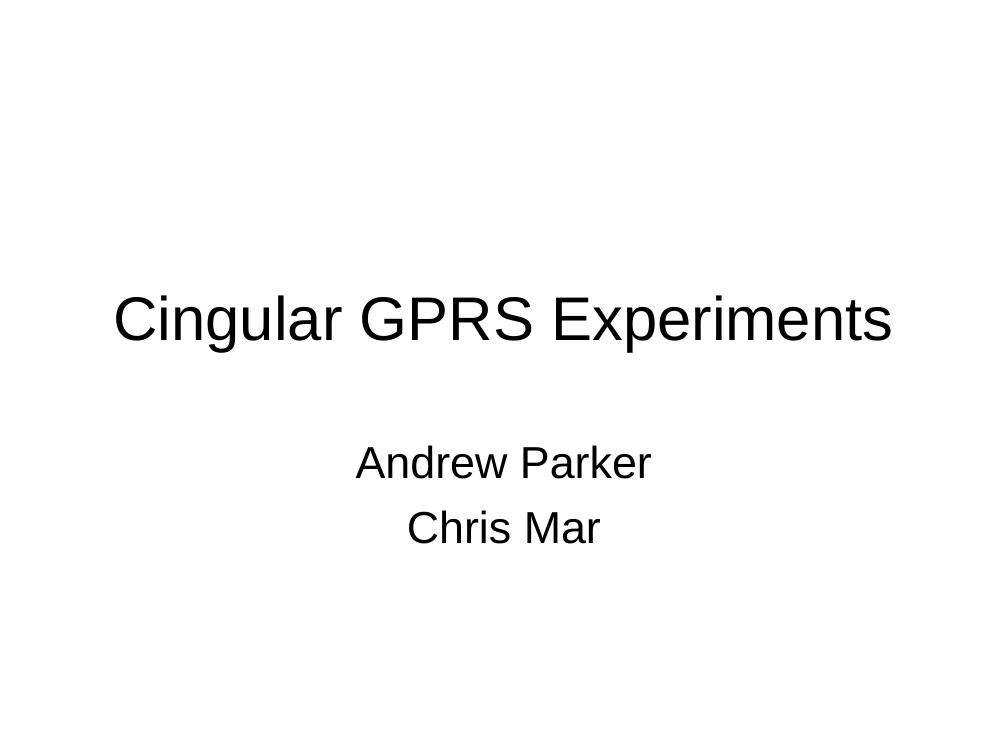
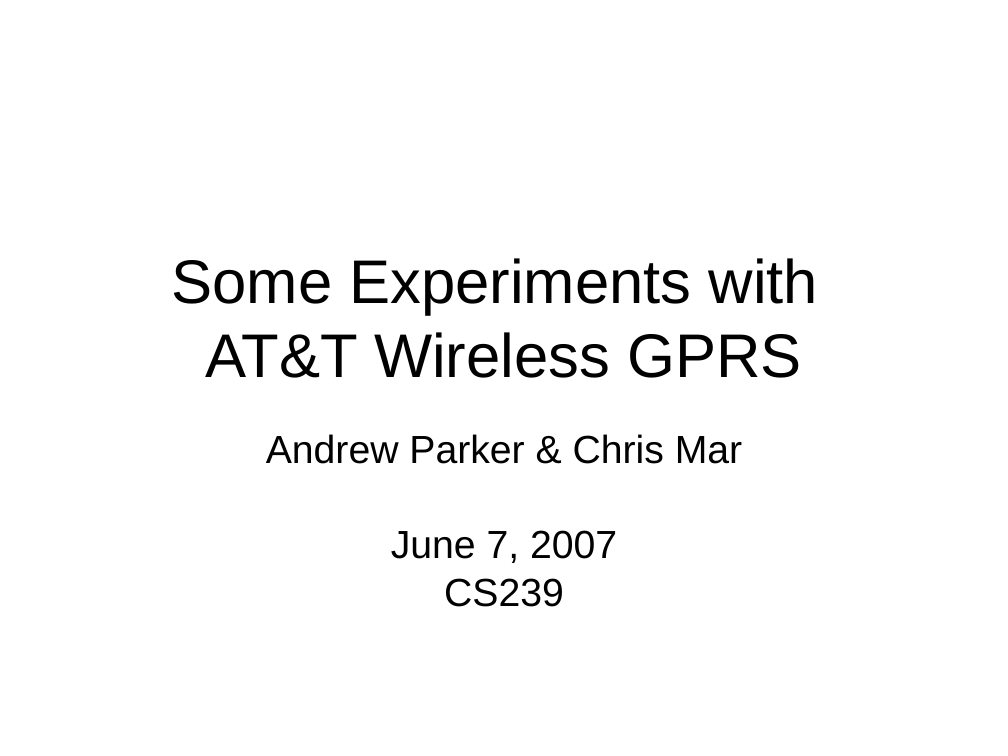
Before and after one commit to nesl/gprstest, a slide deck: slide 1 of presentation/Cingular GPRS Experiments.ppt. Drawn at 1008x756 pixels with LibreOffice and Linux fonts; fonts in the diff are those of the drawing. Boxes give left, top, right and bottom in pixels: in the first picture for what was removed or moved away, otherwise in the second. Text is boxed around its words. In the diff, an @@ line names an element or a change of style, - is before the commit and + after.

```diff
--- a/presentation/Cingular GPRS Experiments.ppt
+++ b/presentation/Cingular GPRS Experiments.ppt
@@ title at box(172, 258, 818, 378): text changed @@
-Cingular GPRS Experiments
+Some Experiments with
+AT&T Wireless GPRS
@@ subtitle at box(266, 434, 742, 607): text changed; size 32 to 28 pt @@
-Andrew Parker
-Chris Mar
+Andrew Parker & Chris Mar
+June 7, 2007
+CS239
```
Also in this commit, not shown: 3 other slides changed, 14 slides added, 5 slides removed.
